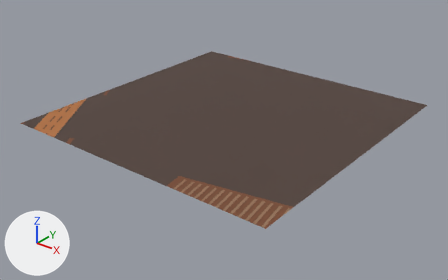
A saved change to the glTF model public/assets/layouts/D-CROSSING.chunks/crossing-2-4.glb.
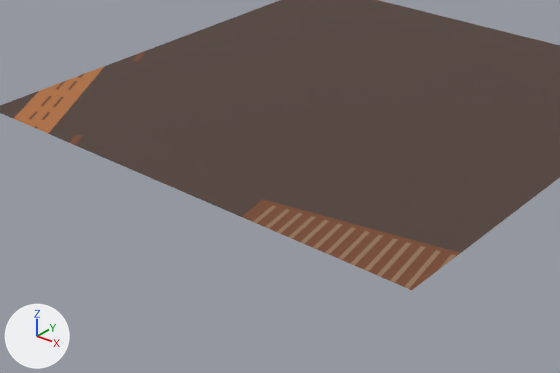
Each version appears first whole from a camera (50 mm lens) standing at (171.4, -205.4, 85.5) and looking at (50.7, -54.5, -8.1), and next in a close-up on the part from 6% to 79% of the width and 21% to 99% of the height. The lights are fixed; the arrows at lower left show +X, +Y and +Z. The older version's two pictures come first.

Before the edit, the objects in view are built like this:
```python
me_dry_ground_194 = bpy.data.meshes.new('dry-ground.194')
me_dry_ground_194.from_pydata(...)  # 136 vertices, 68 faces; spans x 0.0..100.0, y -100.0..0.0, z 0.0
# faces by material slot: [12, 2, 19, 7, 28]
me_dry_ground_194.materials.append(mat_pal_leatheredge)  # brown #514039
me_dry_ground_194.materials.append(mat_pal_woodwarm)  # brown #b0703f
me_dry_ground_194.materials.append(mat_pal_leathershadow)  # brown #77482e
me_dry_ground_194.materials.append(mat_pal_leathershadow_001)  # brown #77482e
me_dry_ground_194.materials.append(mat_pal_trouserlight)  # brown #93745a
# before: 69 (22.1, -97.2, 0.0) at pixel (75, 134), 70 (25.6, -100.0, 0.0) at pixel (75, 145), 71 (23.3, -96.4, 0.0) at pixel (82, 135), 72 (23.9, -100.0, 0.0) at pixel (69, 142)
# before: 108 (83.3, -91.4, 0.0) at pixel (356, 228), 109 (84.1, -100.0, 0.0) at pixel (324, 252), 110 (84.9, -100.0, 0.0) at pixel (329, 254), 111 (82.5, -91.5, 0.0) at pixel (351, 226)
ob_crossing_2_4 = bpy.data.objects.new('crossing-2-4', me_dry_ground_194)
ob_crossing_2_4.location = (0.0, 0.0, 0.0)
```
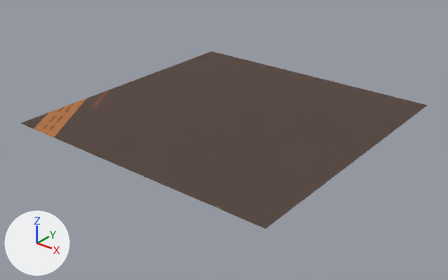
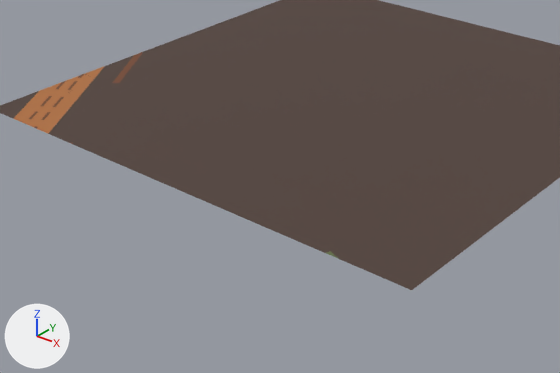
Location of each change, [x1, y1, x2, y2] in pixels of the close-ups (560 x 373 px):
part 1 of me_dry_ground_194, deleted
    before: [133, 0, 460, 290]
part 2 of me_dry_ground_194, reshaped
    before: [69, 135, 83, 145]
part 3 of me_dry_ground_194, reshaped
    before: [325, 227, 356, 254]
    after: [326, 251, 339, 259]
part 4 of me_dry_ground_194, added
    after: [85, 52, 143, 83]

The edits, one by one:
Material 'pal_uiDark' (mat_pal_uidark) is new.
Its base color is (0.0185, 0.016, 0.0252) (black #25222c).
Its roughness is 0.85.
Material 'pal_apronOlive' (mat_pal_apronolive) is new.
Its base color is (0.13, 0.175, 0.0648) (dark green #657448).
Its roughness is 0.85.
me_dry_ground_194 is used by ob_crossing_2_4; location (0.0, 0.0, 0.0).
Verts and faces of me_dry_ground_194; kept vertices keep their numbers, new ones are numbered from 136.
me_dry_ground_194 had 136 vertices, 68 faces and spanned x 0.0..100.0, y -100.0..0.0, z 0.0.
me_dry_ground_194 now has 103 vertices, 51 faces and spans x 0.0..100.0, y -100.0..0.0, z 0.0.
me_dry_ground_194 part 1: 17 loose pieces with 67 vertices, spanning x 0.0..100.0, y -100.0..0.0, z 0.0, are deleted.
Part 2, on me_dry_ground_194:
Vertices deleted: 69, 70, 71 (with the faces that use them).
New vertex 154 is at (24.8, -100.0, 0.0), pixel (72, 144).
New vertex 155 is at (24.5, -99.6, 0.0), pixel (73, 142).
New faces: (72, 154, 155) (mat_pal_leathershadow_001 (brown #77482e)).
Part 3, on me_dry_ground_194:
Vertices deleted: 108, 110, 111 (with the faces that use them).
New vertex 156 is at (87.0, -100.0, 0.0), pixel (340, 259).
New vertex 157 is at (84.4, -99.1, 0.0), pixel (330, 251).
New faces: (109, 156, 157) (mat_pal_apronolive (dark green #657448)).
Part 4, on me_dry_ground_194:
36 vertices are added at x 0.0..11.1, y -100.0..-60.5, z 0.0.
2 new faces join them, mat_pal_leathershadow_001 (brown #77482e).
16 new faces join them, mat_pal_uidark (black #25222c).
me_dry_ground_194 no longer uses material mat_pal_trouserlight (brown #93745a).
me_dry_ground_194 gains material mat_pal_apronolive (dark green #657448).
me_dry_ground_194 gains material mat_pal_uidark (black #25222c).
